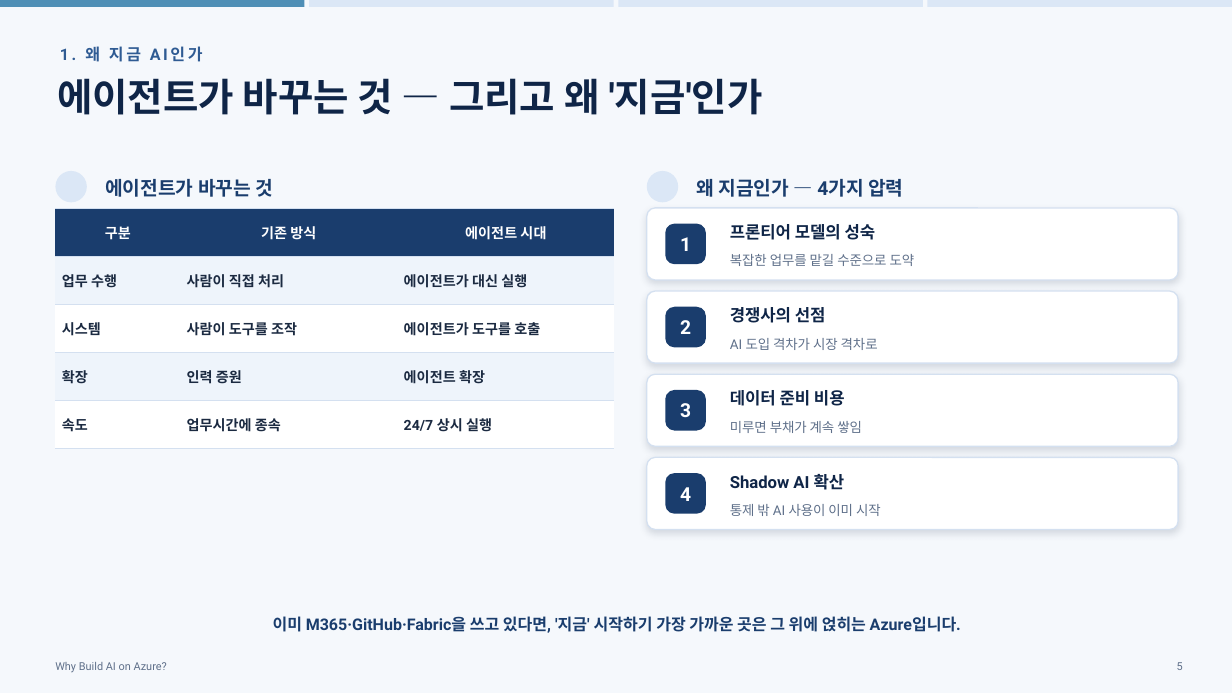
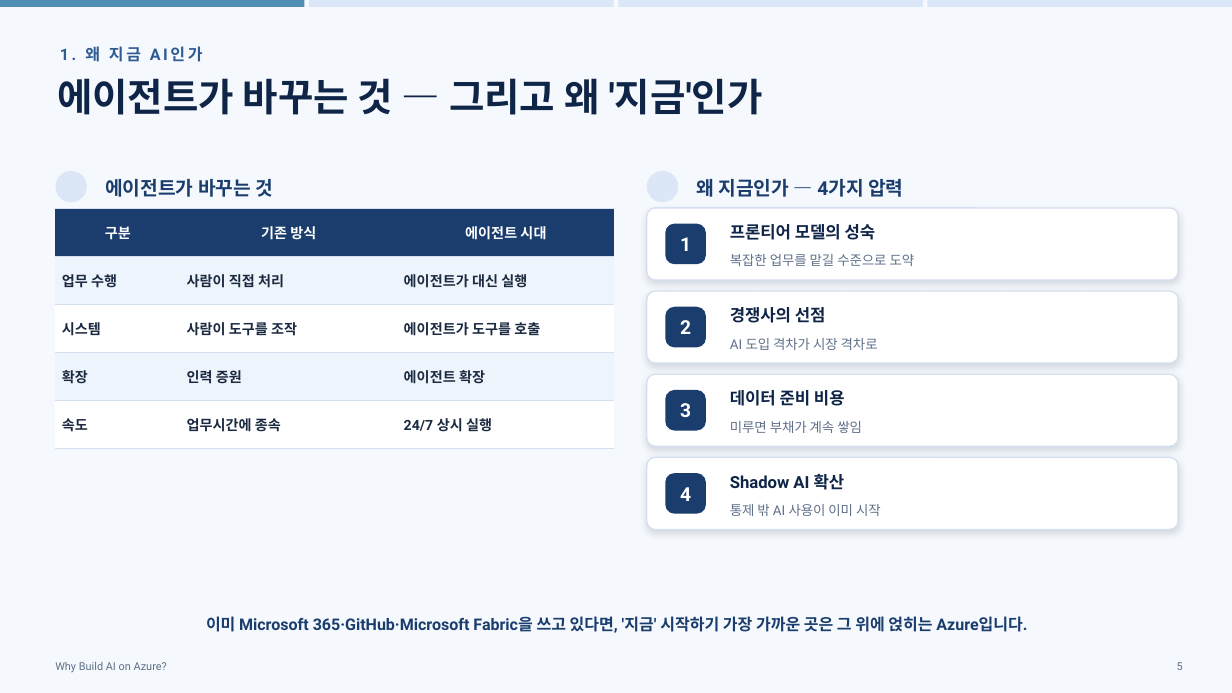
Before and after one commit to hijigoo/why-build-ai-on-azure, a slide deck: slide 5 of PROD-why-build-ai-on-azure.pptx. Drawn at 1232x693 pixels with LibreOffice and Linux fonts; fonts in the diff are those of the drawing; background and template pictures are left out. Boxes give left, top, right and bottom in pixels: in the first picture for what was removed or moved away, otherwise in the second. Text is boxed around its words. In the diff, an @@ line names an element or a change of style, - is before the commit and + after.

```diff
--- a/PROD-why-build-ai-on-azure.pptx
+++ b/PROD-why-build-ai-on-azure.pptx
@@ text at (206, 616, 1027, 633): text changed @@
-이미 M365·GitHub·Fabric을 쓰고 있다면, '지금' 시작하기 가장 가까운 곳은 그 위에 얹히는 Azure입니다.
+이미 Microsoft 365·GitHub·Microsoft Fabric을 쓰고 있다면, '지금' 시작하기 가장 가까운 곳은 그 위에 얹히는 Azure입니다.
```
Also in this commit, not shown: 17 other slides changed, 1 other file.
